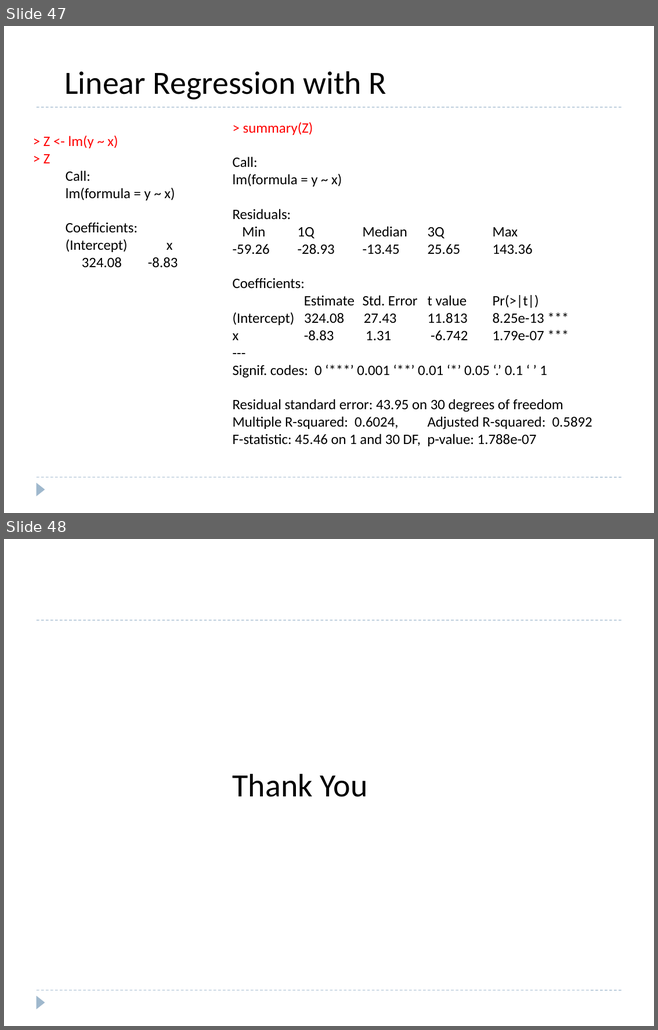
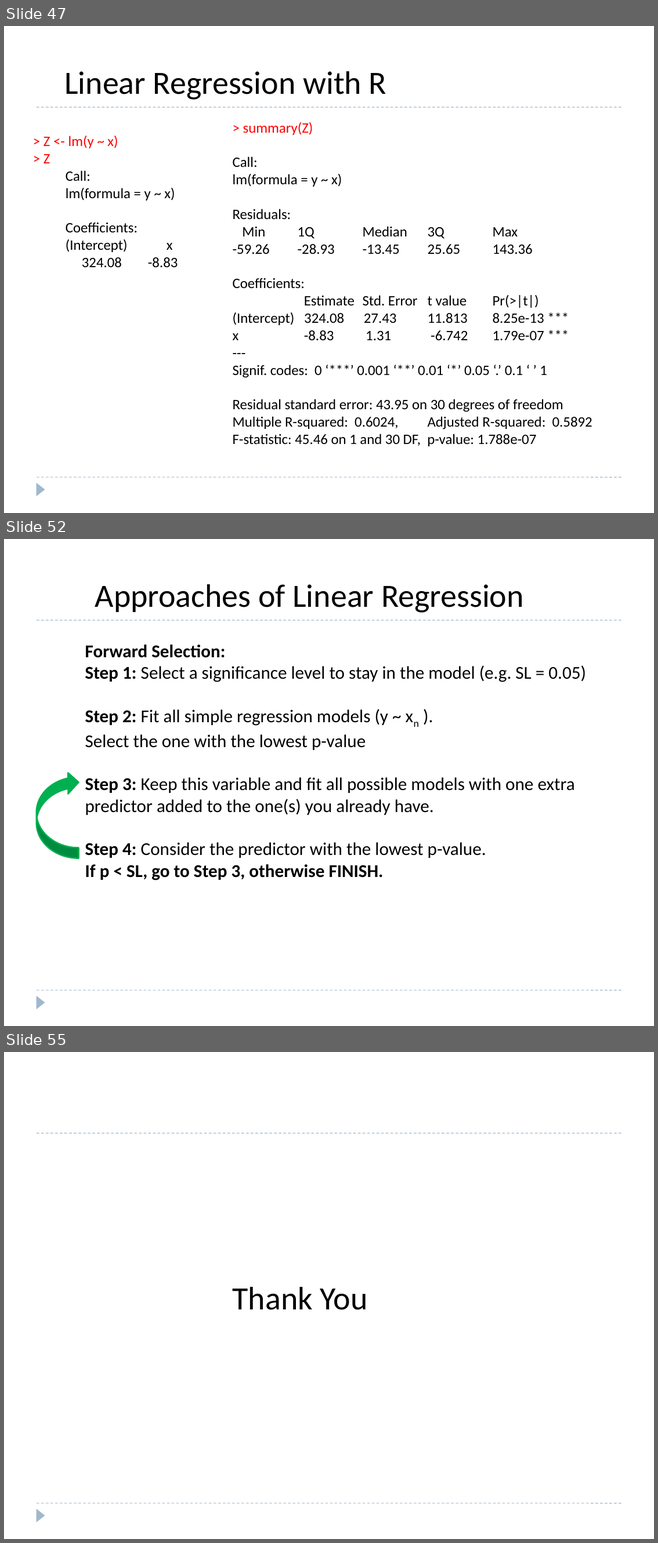
Before and after one commit to roushanprasad/DataScience_ML, a slide deck: Machine-Learning/4.2 Linear-Regression/4.2.1-Linear-Regression.pptx. Shown one above the other, each under a label of ours: slides 47 and 48 before the commit, slides 47, 52 and 55 after it; the slides between them are not shown. The pictures are 658x1030 and 658x1543 pixels, drawn with LibreOffice and Linux fonts; fonts in the diff are those of the drawing. Boxes give left, top, right and bottom in pixels: in the first picture for what was removed or moved away, otherwise in the second. Text is boxed around its words. In the diff, an @@ line names an element or a change of style, - is before the commit and + after.

```diff
--- a/Machine-Learning/4.2 Linear-Regression/4.2.1-Linear-Regression.pptx
+++ b/Machine-Learning/4.2 Linear-Regression/4.2.1-Linear-Regression.pptx
@@ slide 52 added at [4,539,654,1026], background #FFFFFF; not listed: 3 template elements that a slide beside it also shows @@
@@ text added at [95,584,524,613], 36 pt, text #000000 @@
+Approaches of Linear Regression
@@ text added at [85,645,586,881], 20 pt, text #000000 @@
+Forward Selection:
+Step 1: Select a significance level to stay in the model (e.g. SL = 0.05)
+Step 2: Fit all simple regression models (y ~ xn ).
+Select the one with the lowest p-value
+Step 3: Keep this variable and fit all possible models with one extra predictor added to the one(s) you already have.
+Step 4: Consider the predictor with the lowest p-value.
+If p < SL, go to Step 3, otherwise FINISH.
@@ curved up arrow added at [36,772,79,858], fill #00B050, outline #00B050 1.5 pt @@
@@ what was slide 48 is now slide 55 @@
```
Also in this commit, not shown: 6 other slides added, 1 other file.
